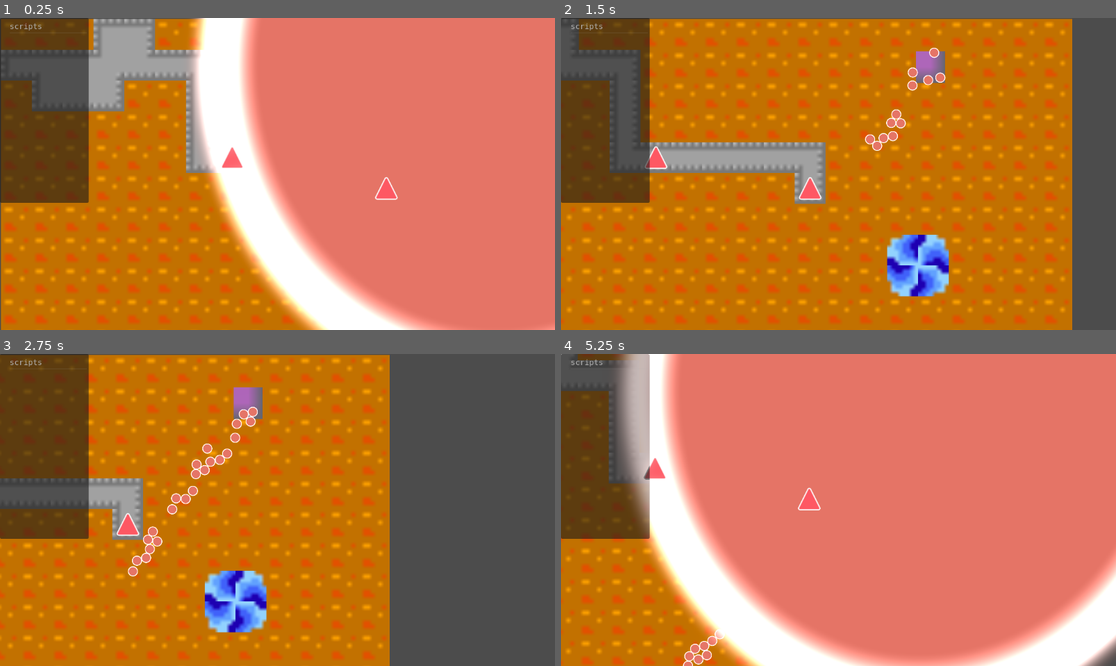
Above: before the commit, frames 1-4 (two rows, left to right).
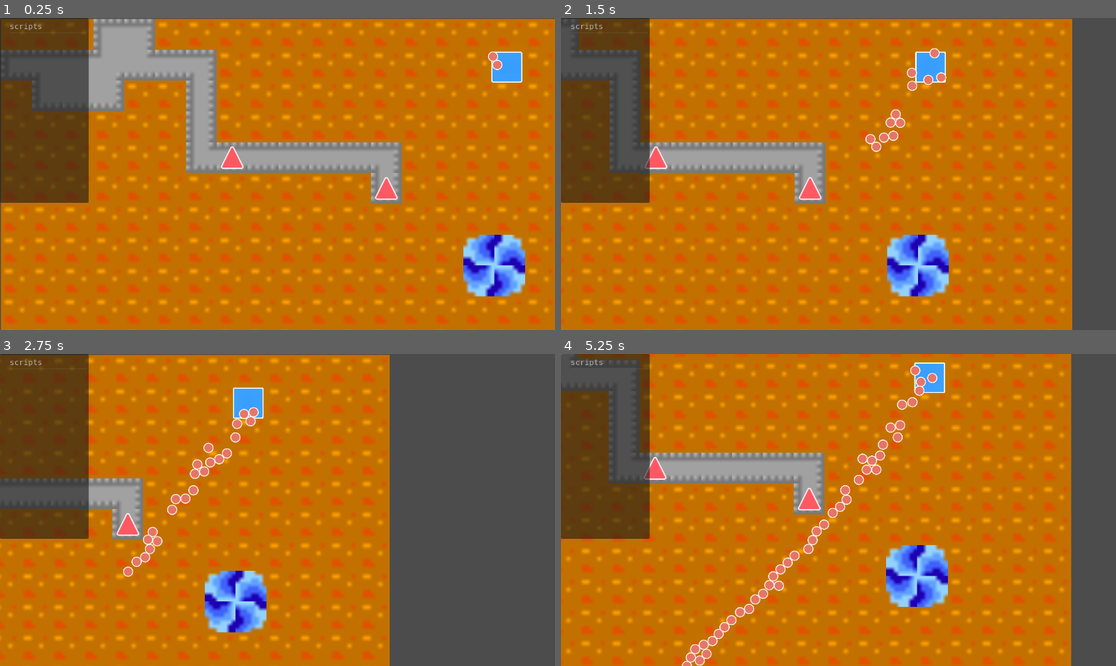
Above: after the commit, the same moments.

Repository: EEEEEEEEthan/BotDefence
Game: Godot game, scene res://Game.tscn
Same seed, same stepped clock (60 frames per second), same inputs: the game is played once before the commit and once after it.
Inputs (mouse positions are in pixels of both pictures, inside the frame that each line leads up to):
- Up to frame 1 (0.25 s): no input
- Up to frame 2 (1.5 s): tap Enter at 0.5 s; move the mouse to (960, 158) at 0.52 s; hold D 0.53-1.25 s; hold Ctrl 0.53-1.25 s; click (960, 158) at 0.67 s; drag from (727, 189) to (810, 236) at 1.27 s
- Up to frame 3 (2.75 s): move the mouse to (333, 441) at 2.02 s; hold D from 2.03 s (still down); hold Ctrl from 2.03 s (still down)
- Up to frame 4 (5.25 s): release D at 2.75 s; release Ctrl at 2.75 s; drag from (810, 572) to (672, 463) at 2.77 s; move the mouse to (1005, 556) at 3.52 s; hold A 3.53-4.25 s; hold Ctrl 3.53-4.25 s; drag from (672, 463) to (755, 432) at 4.27 s; move the mouse to (866, 510) at 5.02 s; hold S from 5.03 s (still down); hold Ctrl from 5.03 s (still down); click (866, 510) at 5.17 s

The runs differ from the first frame. In frame 1, 60% of the frame differs, in the area x 34-100%, y 0-100%; in frame 2, 0.7%; in frame 3, 1.0%; in frame 4, 83%, in the area x 10-100%, y 0-100%.

Commit message:
Enhance MonsterSpawnPoint and introduce Tower scene
- Updated MonsterSpawnPoint scene to change the node type from Sprite2D to Node2D, improving flexibility.
- Removed the placeholder texture and added a reference to a new RoundedRect scene for better visual representation.
- Introduced a new Tower scene with a reference to its script, establishing a foundation for tower mechanics in the game.

Diff:
--- a/Game.tscn
+++ b/Game.tscn
@@ -559,10 +559,8 @@
 tile_map_data = PackedByteArray("AAAGAAEAAAAFAAQAAAAFAAEAAAABAAQAAAAEAAEAAAAGAAMAAAADAAEAAAAFAAAAAAACAAEAAAAEAAIAAAABAA …(336 unchanged characters)…
 tile_set = SubResource("TileSet_lvtmh")
 
-[node name="MonsterSpawnPoint" parent="." unique_id=907281187 node_paths=PackedStringArray("monsters_parent") instance=ExtResource("9_2vekm")]
+[node name="MonsterSpawnPoint" parent="." unique_id=907281187 instance=ExtResource("9_2vekm")]
 position = Vector2(1050, 100)
-scale = Vector2(59.999985, 66.000015)
-monsters_parent = NodePath("../Monsters")
 
 [node name="TempAutoSpawnTrigger" type="Node" parent="MonsterSpawnPoint" unique_id=92001001]
 script = SubResource("GDScript_3mrqo")
--- a/Monsters/MonsterSpawnPoint.tscn
+++ b/Monsters/MonsterSpawnPoint.tscn
@@ -1,6 +1,6 @@
 [gd_scene format=3 uid="uid://diwpq1ndrbb23"]
 
-[sub_resource type="PlaceholderTexture2D" id="PlaceholderTexture2D_3ugxx"]
+[ext_resource type="PackedScene" uid="uid://lcdseu4ji0j5" path="res://Geometry/RoundedRect.tscn" id="1_pfa84"]
 
 [sub_resource type="GDScript" id="GDScript_ri8rq"]
 script/source = "@tool
@@ -71,7 +71,13 @@
 	return Vector2(absf(spawn_area_size.x), absf(spawn_area_size.y)) * 0.5
 "
 
-[node name="MonsterSpawnPoint" type="Sprite2D" unique_id=1123679277]
-scale = Vector2(44, 46)
-texture = SubResource("PlaceholderTexture2D_3ugxx")
+[node name="MonsterSpawnPoint" type="Node2D" unique_id=483988862]
 script = SubResource("GDScript_ri8rq")
+spawn_area_size = Vector2(64, 64)
+
+[node name="RoundedRect9Slice" parent="." unique_id=2143062605 instance=ExtResource("1_pfa84")]
+instance_shader_parameters/outline_width = 2.0
+instance_shader_parameters/rect_size = Vector2(64, 64)
+scale = Vector2(64, 64)
+rect_size = Vector2(64, 64)
+outline_width = 2.0
--- /dev/null
+++ b/Tower/Tower.tscn
@@ -0,0 +1,6 @@
+[gd_scene format=3 uid="uid://d2k8btq1ya4tl"]
+
+[ext_resource type="Script" path="res://Tower/Tower.gd" id="1_tower_gd"]
+
+[node name="Tower" type="Node2D" unique_id=476951934]
+script = ExtResource("1_tower_gd")
